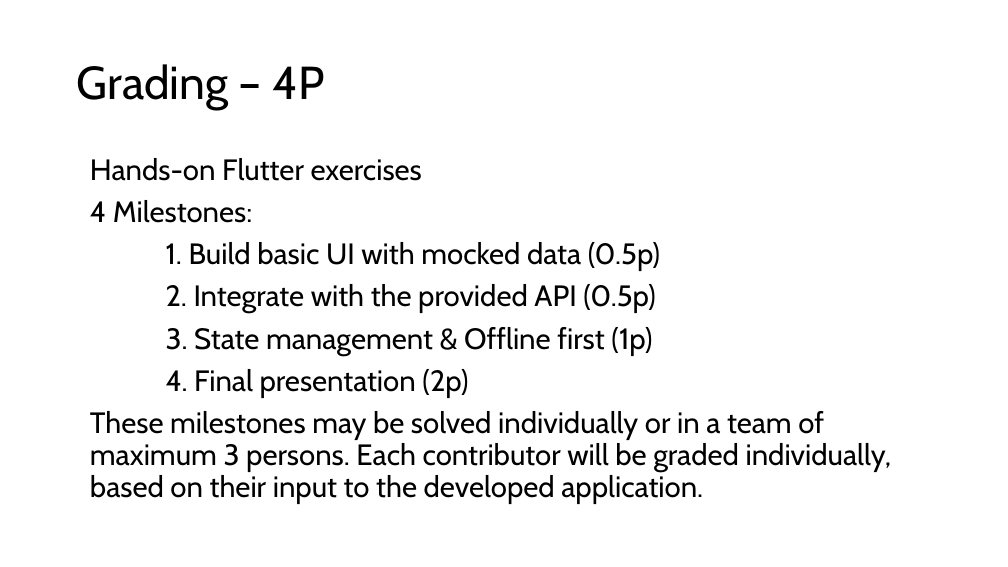
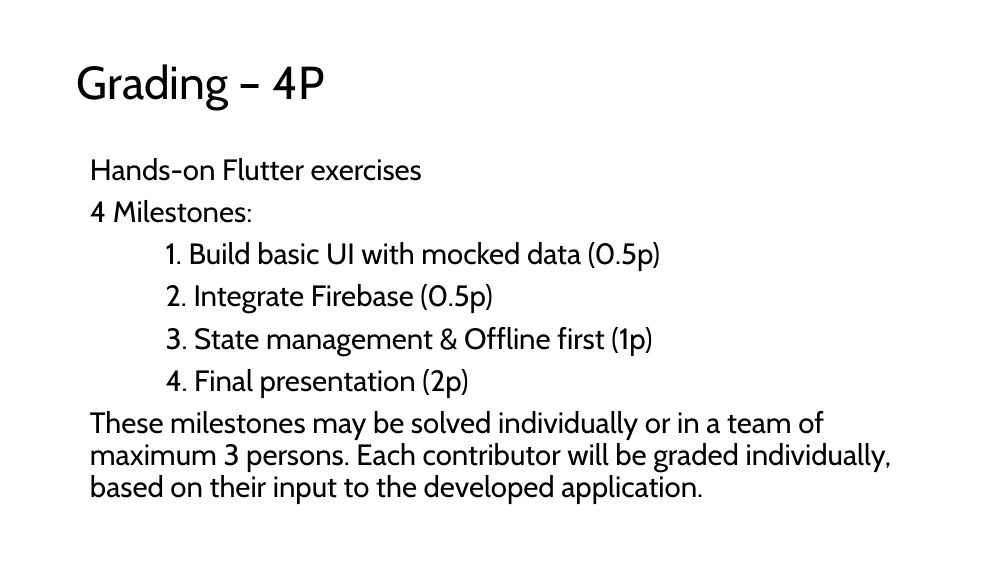
Before and after one commit to rusudinu/mobile-and-embedded-computing, a slide deck: slide 3 of w1/l1/Mobile-and-Embedded-Computing-Lab1.pptx. Drawn at 1008x567 pixels with LibreOffice and Linux fonts; fonts in the diff are those of the drawing. Boxes give left, top, right and bottom in pixels: in the first picture for what was removed or moved away, otherwise in the second. Text is boxed around its words. In the diff, an @@ line names an element or a change of style, - is before the commit and + after.

```diff
--- a/w1/l1/Mobile-and-Embedded-Computing-Lab1.pptx
+++ b/w1/l1/Mobile-and-Embedded-Computing-Lab1.pptx
@@ text at [166,284,492,314]: text changed @@
-2. Integrate with the provided API (0.5p)
+2. Integrate Firebase (0.5p)
```
Also in this commit, not shown: 1 other slide changed, 6 slides added.
